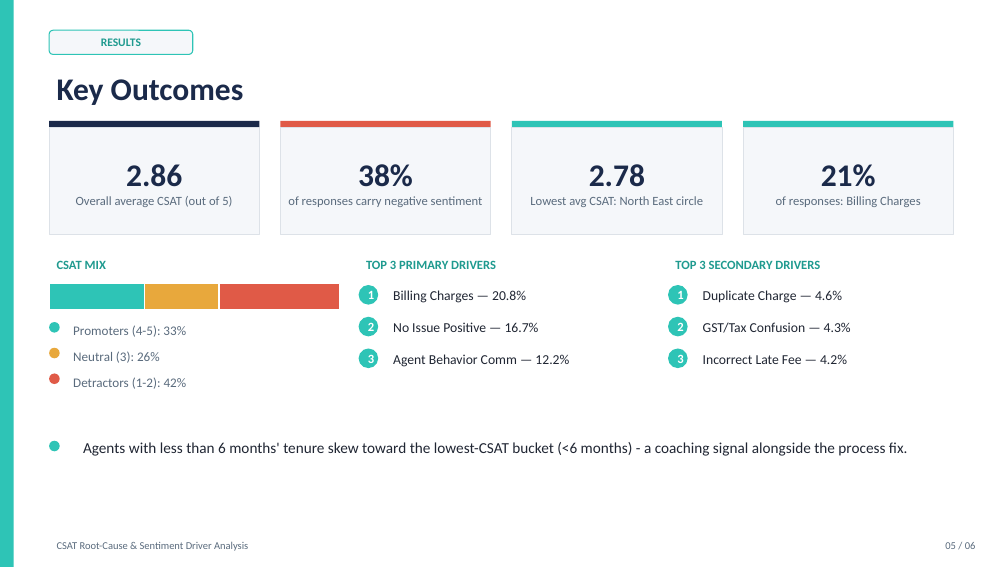
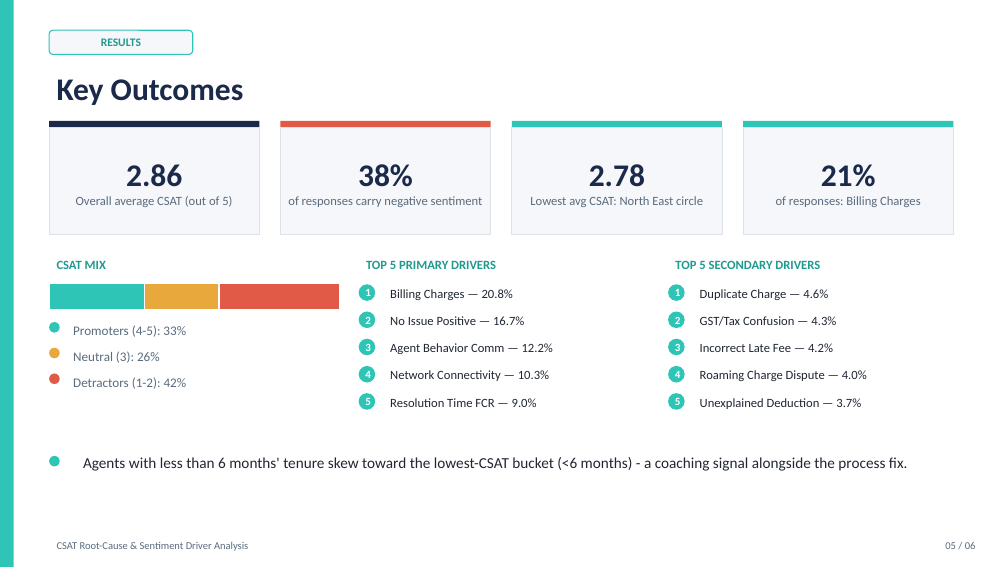
Before and after one commit to rameshpennam/ds-use-cases, a slide deck: slide 5 of usecase1_csat_nlp_rootcause/final_output/usecase1_csat_summary.pptx. Drawn at 1008x567 pixels with LibreOffice and Linux fonts; fonts in the diff are those of the drawing. Boxes give left, top, right and bottom in pixels: in the first picture for what was removed or moved away, otherwise in the second. Text is boxed around its words. In the diff, an @@ line names an element or a change of style, - is before the commit and + after.

```diff
--- a/usecase1_csat_nlp_rootcause/final_output/usecase1_csat_summary.pptx
+++ b/usecase1_csat_nlp_rootcause/final_output/usecase1_csat_summary.pptx
@@ text at box(675, 260, 820, 269): text changed @@
-TOP 3 SECONDARY DRIVERS
+TOP 5 SECONDARY DRIVERS
@@ ellipse "1": place and size @@
-ellipse "1" at box(358, 285, 378, 305)
+ellipse "1" at box(358, 284, 375, 301)
@@ ellipse "1": place and size @@
-ellipse "1" at box(668, 285, 688, 305)
+ellipse "1" at box(668, 284, 685, 301)
@@ ellipse "2": place and size @@
-ellipse "2" at box(358, 317, 378, 337)
+ellipse "2" at box(358, 312, 375, 328)
@@ ellipse "2": place and size @@
-ellipse "2" at box(668, 317, 688, 337)
+ellipse "2" at box(668, 312, 685, 328)
@@ ellipse "3": place and size @@
-ellipse "3" at box(358, 349, 378, 368)
+ellipse "3" at box(358, 339, 375, 355)
@@ text "Agent Behavior Comm — 12.2%": place and size @@
-text "Agent Behavior Comm — 12.2%" at box(393, 354, 569, 367)
+text "Agent Behavior Comm — 12.2%" at box(390, 343, 553, 354)
@@ size 12 to 10.5 pt in 6 elements at box(358, 284, 375, 301), box(358, 312, 375, 328), box(358, 339, 375, 355), box(668, 284, 685, 301), box(668, 312, 685, 328), box(668, 339, 685, 355) @@
@@ ellipse "3": place and size @@
-ellipse "3" at box(668, 349, 688, 368)
+ellipse "3" at box(668, 339, 685, 355)
@@ size 13 to 12 pt in 6 elements at box(390, 289, 513, 300), box(390, 316, 524, 325), box(390, 343, 553, 354), box(700, 289, 828, 300), box(700, 316, 836, 326), box(700, 343, 833, 352) @@
@@ text "Incorrect Late Fee — 4.2%": place and size @@
-text "Incorrect Late Fee — 4.2%" at box(703, 354, 847, 364)
+text "Incorrect Late Fee — 4.2%" at box(700, 343, 833, 352)
@@ ellipse added at box(358, 366, 375, 383), fill #2EC4B6, 10.5 pt, text #FFFFFF, bold @@
+4
@@ text added at box(390, 370, 549, 381), 12 pt, text #202633 @@
+Network Connectivity — 10.3%
@@ ellipse added at box(668, 366, 685, 383), fill #2EC4B6, 10.5 pt, text #FFFFFF, bold @@
+4
@@ text added at box(700, 370, 867, 381), 12 pt, text #202633 @@
+Roaming Charge Dispute — 4.0%
@@ ellipse added at box(358, 393, 375, 410), fill #2EC4B6, 10.5 pt, text #FFFFFF, bold @@
+5
@@ text added at box(390, 398, 537, 407), 12 pt, text #202633 @@
+Resolution Time FCR — 9.0%
@@ ellipse added at box(668, 393, 685, 410), fill #2EC4B6, 10.5 pt, text #FFFFFF, bold @@
+5
@@ text added at box(700, 398, 861, 409), 12 pt, text #202633 @@
+Unexplained Deduction — 3.7%
@@ ellipse: place and size @@
-ellipse at box(49, 441, 60, 451)
+ellipse at box(49, 456, 60, 467)
@@ text "Agents with less than 6 ...": place and size @@
-text "Agents with less than 6 ..." at box(83, 442, 908, 456)
+text "Agents with less than 6 ..." at box(83, 457, 908, 471)
```
Also in this commit, not shown: 2 other slides changed, 3 other files.
